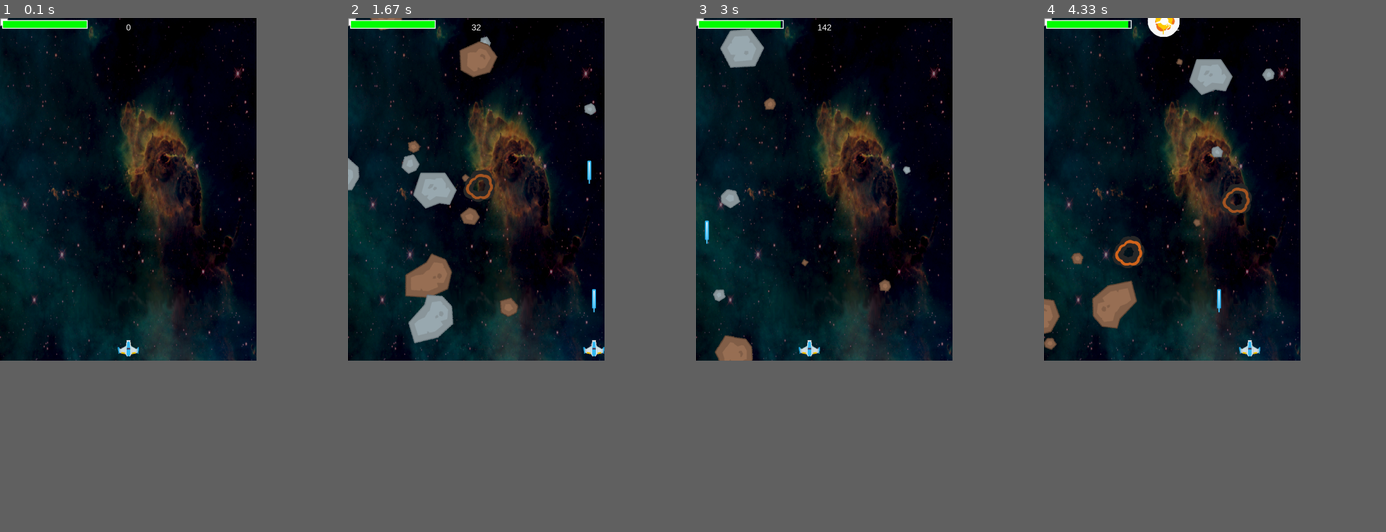
Above: before the commit, frames 1-4 (left to right).
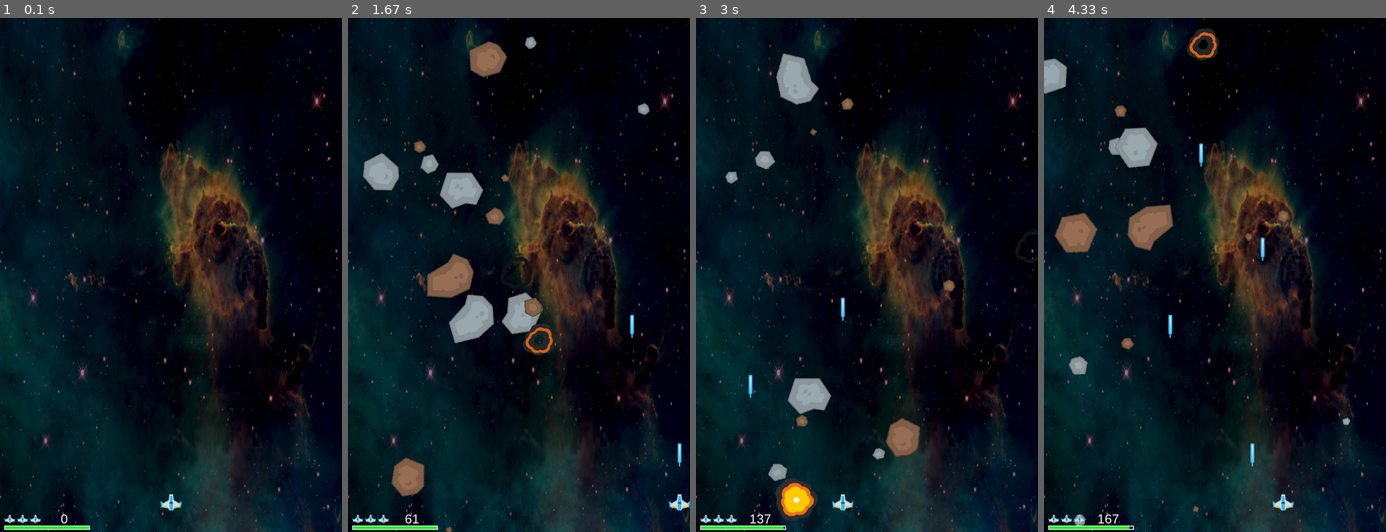
Above: after the commit, the same moments.

Repository: isabella232/SHMUP
Game: pygame game, started from shmup.py
Same seed, same stepped clock (60 frames per second), same inputs: the game is played once before the commit and once after it.
Inputs:
- Up to frame 1 (0.1 s): no input
- Up to frame 2 (1.67 s): tap Space at 0.33, 0.73, 1.03, 1.23, 1.53 s; hold D 0.67-1.13 s; hold D 1.17-1.63 s
- Up to frame 3 (3 s): hold A 1.67-2.2 s; tap Space at 1.73, 2.03, 2.3, 2.6, 2.73 s; hold A 2.23-2.63 s; hold D from 2.67 s (still down)
- Up to frame 4 (4.33 s): tap Space at 3.03, 3.4, 3.7, 3.9, 4.2 s; release D at 3.3 s; hold A 3.33-3.8 s; hold D 3.83-4.3 s
The window is 450x600 before the commit and 600x900 after it. Grey fills any space a smaller window leaves; there, only what the larger window draws over its background counts as a difference.

The runs differ from the first frame. In frame 1, 34% of the frame differs, in the area x 0-100%, y 0-100%; in frame 2, 40%; in frame 3, 38%; in frame 4, 40%.

Commit message:
Add lives n gui stuff

Diff:
--- a/shmup.py
+++ b/shmup.py
@@ -12,8 +12,8 @@
 # ################################################# #
 # Constants
 # ################################################# #
-WIDTH = 600
-HEIGHT = 800
+WIDTH = 800
+HEIGHT = 1200
 FPS = 60
 volume = .5
 speed = 12
@@ -43,8 +43,9 @@
     surf.blit(text_surface, text_rect)
 
 
-def mediaLoad(media):
+def mediaLoad(media, colorkey=BLACK):
     m = pg.image.load(path.join(img_folder, media)).convert()
+    m.set_colorkey(colorkey)
     return m
 
 
@@ -55,15 +56,24 @@
 
 
 def drawShieldBar(surf, x, y, pct):
+    """surf, x, y, pct"""
     if pct < 0:
         pct = 0
     BAR_LENGTH = 200
-    BAR_HEIGHT = 20
+    BAR_HEIGHT = 10
     fill = pct / 100 * BAR_LENGTH
     outline_rect = pg.Rect(x, y, BAR_LENGTH, BAR_HEIGHT)
     fill_bar = pg.Rect(x, y, fill, BAR_HEIGHT)
     pg.draw.rect(surf, GREEN, fill_bar)
     pg.draw.rect(surf, WHITE, outline_rect, 2)
+
+
+def drawLives(surf, x, y, lives, img):
+    for L in range(lives):
+        img_rect = img.get_rect()
+        img_rect.x = x + (L * 30)
+        img_rect.y = y
+        surf.blit(img, img_rect)
 
 
 class Player(pg.sprite.Sprite):
@@ -75,13 +85,21 @@
         self.mask = pg.mask.from_surface(self.image)
         self.rect = self.image.get_rect()
         self.rect.centerx = WIDTH / 2
-        self.rect.bottom = HEIGHT - 10
+        self.rect.bottom = HEIGHT - 50
         self.speedx = 0
         self.health = 100
         self.shoot_delay = 250
         self.last_shot = pg.time.get_ticks()
+        self.lives = 3
+        self.hidden = False
+        self.hide_timer = pg.time.get_ticks()
 
     def update(self):
+        # Lets check to see if time to unhide after losing life.
+        if self.hidden and pg.time.get_ticks() - self.hide_timer > 2000:
+            self.hidden = False
+            self.rect.centerx = WIDTH / 2
+            self.rect.bottom = HEIGHT - 10
         self.speedx = 0
         k = pg.key.get_pressed()
         if k[pg.K_a]:
@@ -104,6 +122,11 @@
             self.laser = Lasers(self.rect.centerx, self.rect.top + 5)
             allSprites.add(self.laser)
             lasers.add(self.laser)
+
+    def hide(self):
+        self.hidden = True
+        self.hide_timer = pg.time.get_ticks()
+        self.rect.center = (WIDTH + 100, HEIGHT + 100)
 
 
 class Mob(pg.sprite.Sprite):
@@ -206,11 +229,14 @@
 shoot_sound.set_volume(volume * .3)
 bg = pg.transform.scale(mediaLoad("bg5.jpg"), (WIDTH, HEIGHT))
 bg_rect = bg.get_rect()
+player_mini_img = pg.transform.scale(mediaLoad("playerShip1_blue.png"), (25, 19))
+
 
 explos_anim = {}
 explos_anim['hu'] = []
 explos_anim['lg'] = []
 explos_anim['sm'] = []
+explos_anim['ex'] = []
 for i in range(9):
     filename = 'regularExplosion0{}.png'.format(i)
     img = mediaLoad(filename)
@@ -221,6 +247,14 @@
     explos_anim['lg'].append(img_lg)
     img_sm = pg.transform.scale(img, (32, 32))
     explos_anim['sm'].append(img_sm)
+
+    filename = 'sonicExplosion0{}.png'.format(i)
+    son = mediaLoad(filename)
+    son.set_colorkey(BLACK)
+    img_son = pg.transform.scale(son, (256, 256))
+    explos_anim['ex'].append(img_son)
+
+
 print(explos_anim)
 # explos_anim = ['regularExplosion00.png', 'regularExplosion01.png', 'regularExplosion02.png',
 #               'regularExplosion03.png', 'regularExplosion04.png', 'regularExplosion05.png',
@@ -308,7 +342,7 @@
     # MOB COLLISION ON PLAYER
     mobhits = pg.sprite.spritecollide(player, mobs, True, pg.sprite.collide_mask)
     for hit in mobhits:
-        player.health -= hit.width / 50
+        player.health -= hit.width / 92
         if hit.width < 30:
             expl = Explosion(hit.rect.center, 'sm')
             allSprites.add(expl)
@@ -322,8 +356,15 @@
             allSprites.add(expl)
             print("HUGE: " + str(hit.width))
         spawnMobs()
-
-    if player.health < 1:
+        if player.health <= 0:
+            player_death_explo = Explosion(player.rect.center, 'ex')
+            allSprites.add(player_death_explo)
+            player.lives -= 1
+            print(player.lives)
+            player.hide()
+            player.health = 100
+
+    if player.lives == 0 and not player_death_explo.alive():
         gameRunning = False
 
     # ################################################# #
@@ -333,9 +374,10 @@
     SCREEN.fill(BLACK)
     SCREEN.blit(bg, bg_rect)
     allSprites.draw(SCREEN)
-    drawText(SCREEN, str(score), 20, WIDTH / 2, 10)
-    SCREEN.blit(num_images[0], num_images[0].get_rect())
-    drawShieldBar(SCREEN, 5, 5, player.health)
+    #SCREEN.blit(num_images[0], num_images[0].get_rect())
+    drawText(SCREEN, str(score), 30, 150, HEIGHT - 48)
+    drawLives(SCREEN, 10, HEIGHT - 40, player.lives, player_mini_img)
+    drawShieldBar(SCREEN, 10, HEIGHT - 15, player.health)
 
     # ################################################# #
     # AFTER drawining everything, flip the display.
